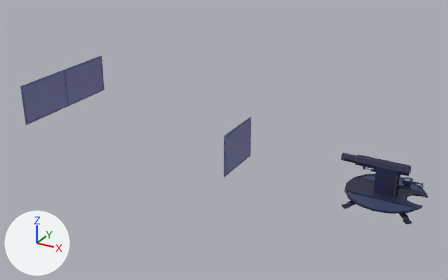
A saved change to the Blender file Materials/TheCanon.blend.
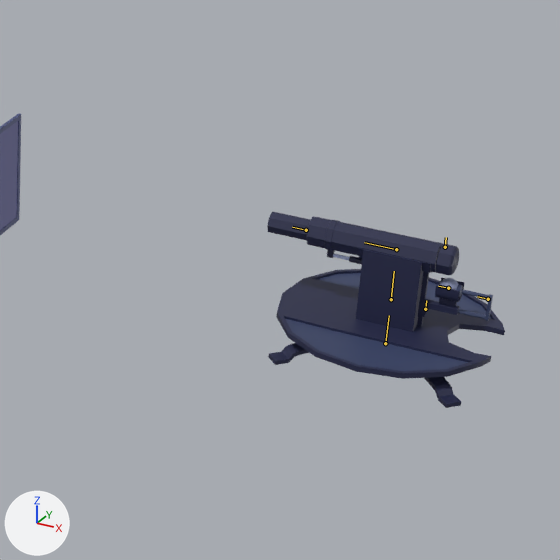
There are two pictures of each version: one whole from a 50 mm lens placed at (3.05, -13.84, 7.62), pointed at (-4.53, -0.06, 0.73), one close up on the part from 54% to 100% of the width and 27% to 100% of the height. Arrows for +X, +Y and +Z are at lower left; the lights stay in place. Both versions are drawn at frame 60 of the action 'TurnBack'; the numbers are the values there. The bones that bend it are drawn over the model as lines in the close-ups.

Names of what the first close-up shows: 'Bullet', 'CanonBarell', 'CanonBulletLoader', 'CanonLoader', 'CanonPushBulletLoader', 'CanonRack', 'Canonmachine', 'ShootFence'.
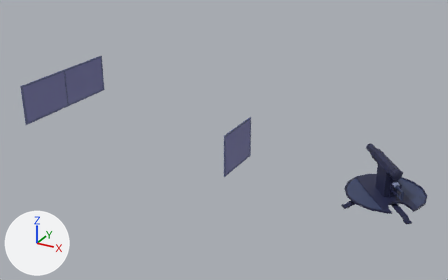
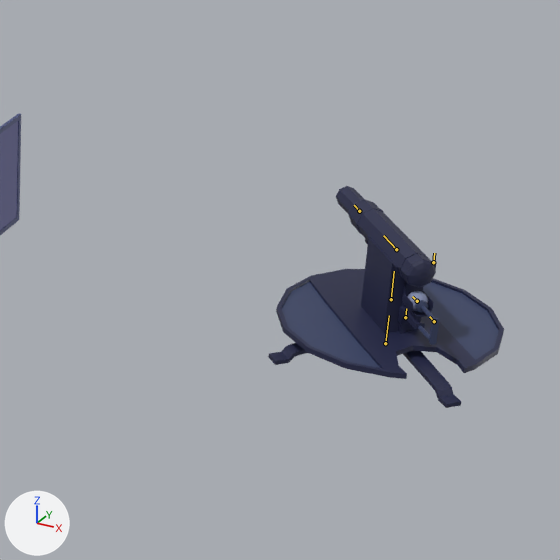
Changed parts and their boxes [x1, y1, x2, y2] in the close-ups (560 x 560 px):
'Canonmachine', posed (9% taller)
    before: [276, 248, 505, 379]
    after: [276, 236, 504, 379]
'CanonBarell', posed (43% narrower, 52% taller)
    before: [267, 212, 443, 272]
    after: [336, 186, 436, 278]
'CanonLoader', posed (54% wider, 9% taller)
    before: [436, 244, 459, 275]
    after: [400, 254, 436, 288]
'CanonBulletLoader', posed (23% narrower)
    before: [418, 277, 464, 317]
    after: [398, 291, 433, 330]
'CanonPushBulletLoader', posed (34% narrower, 24% taller)
    before: [456, 285, 493, 321]
    after: [415, 300, 439, 345]
'Bullet', posed
    before: [439, 278, 459, 290]
    after: [408, 291, 428, 311]

The change in detail:
Bone 'Bone.001' (bone_bone_001) turns from (0, 180, 0) to (0, 129, 0) degrees about its own x, y and z.
